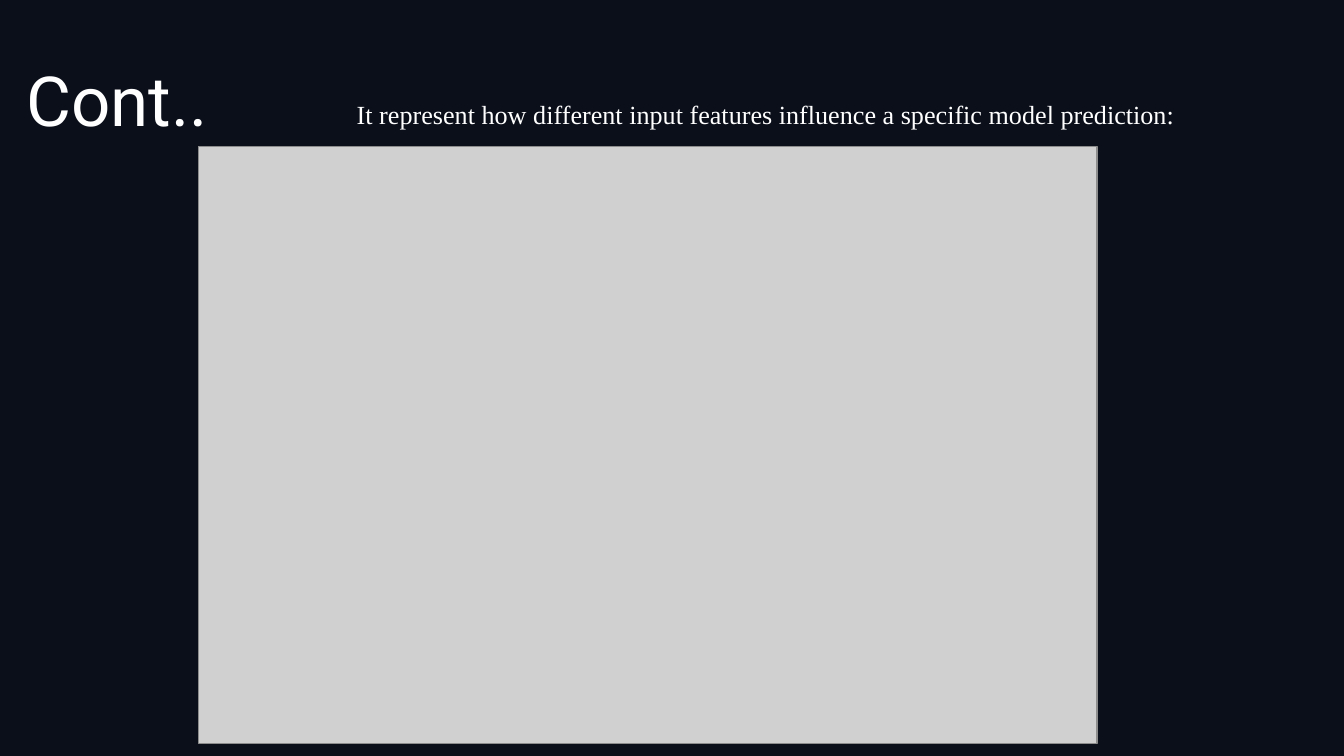
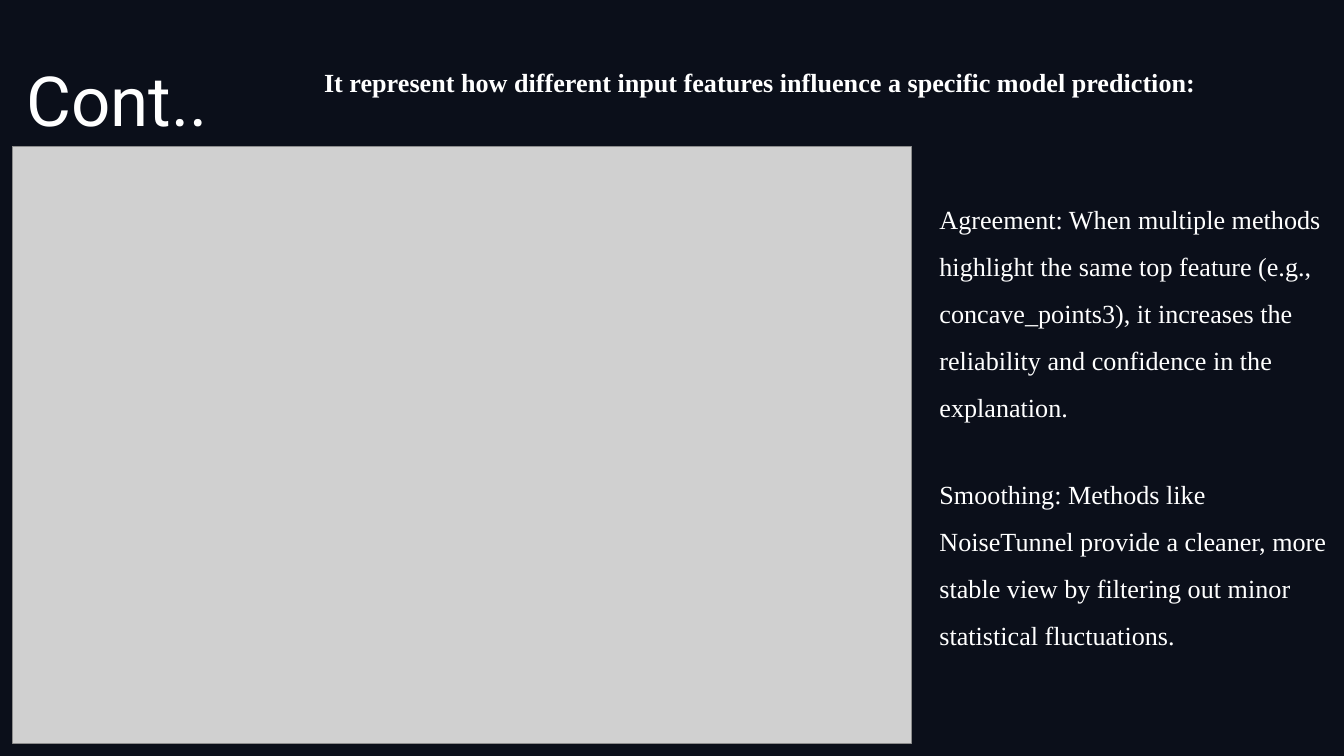
Before and after one commit to Anfal2004/XAI_M2, a slide deck: slide 7 of ST4CS_PPT.pptx. Drawn at 1344x756 pixels with LibreOffice and Linux fonts; fonts in the diff are those of the drawing; grey boxes stand for pictures; background and template pictures are left out. Boxes give left, top, right and bottom in pixels: in the first picture for what was removed or moved away, otherwise in the second. Text is boxed around its words. In the diff, an @@ line names an element or a change of style, - is before the commit and + after.

```diff
--- a/ST4CS_PPT.pptx
+++ b/ST4CS_PPT.pptx
@@ text "It represent how different input ...": place and size @@
-text "It represent how different input ..." at box(357, 105, 1174, 130)
+text "It represent how different input ..." at box(324, 73, 1195, 98)
@@ text "It represent how different input ..." at box(324, 73, 1195, 98): bold on @@
@@ picture: place and size @@
-picture at box(199, 146, 1098, 743)
+picture at box(13, 146, 913, 743)
@@ text added at box(939, 211, 1326, 646), 14 pt, text #FFFFFF @@
+Agreement: When multiple methods highlight the same top feature (e.g., concave_points3), it increases the reliability and confidence in the explanation.
+Smoothing: Methods like NoiseTunnel provide a cleaner, more stable view by filtering out minor statistical fluctuations.
```
Also in this commit, not shown: 2 other slides changed, 3 slides added, 2 slides removed.
